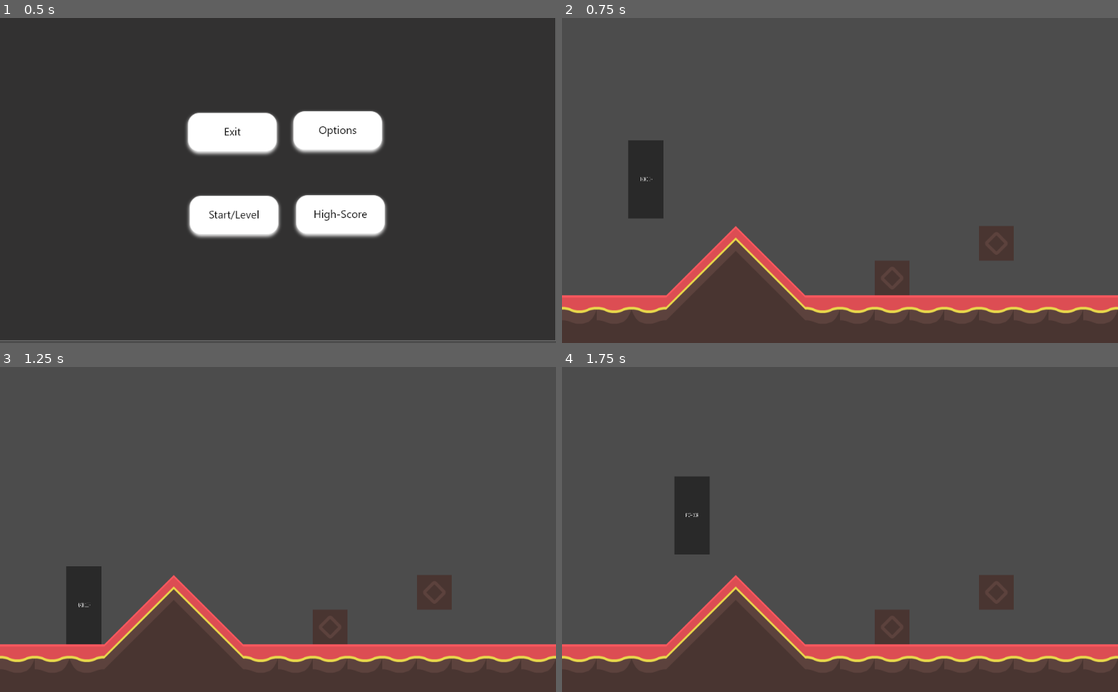
Above: before the commit, frames 1-4 (two rows, left to right).
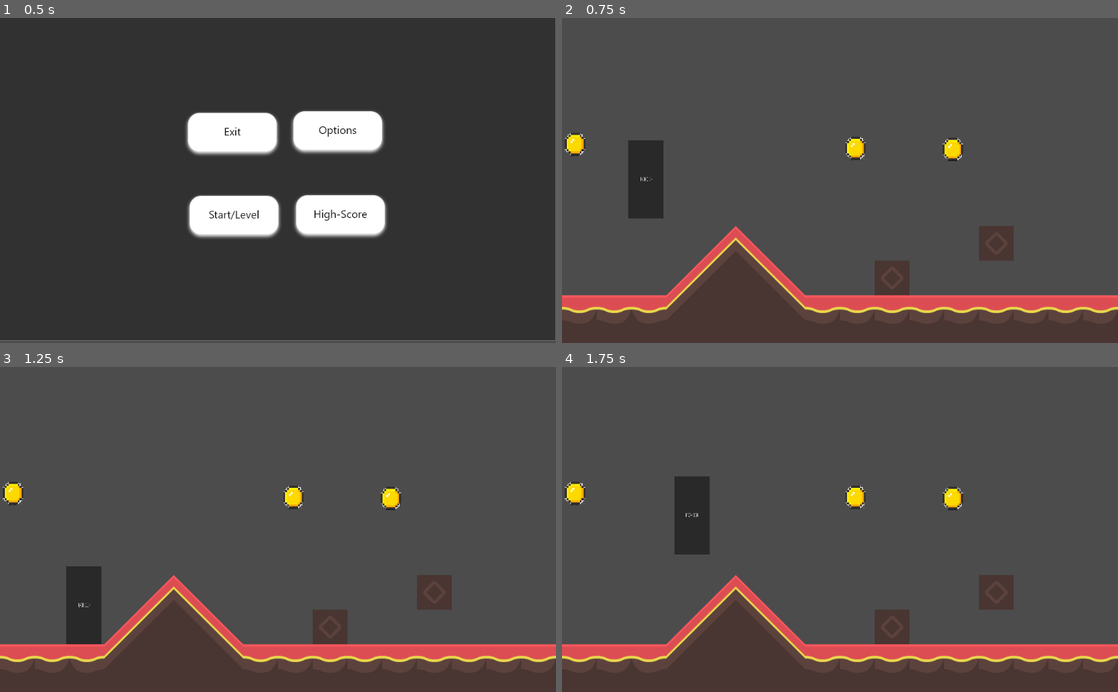
Above: after the commit, the same moments.

Repository: INF19IT2/2d-Jump-n-Run-SE
Game: Godot game, scene res://Scenes/MainScene/MainScene.tscn
Two runs of this game, one before a commit and one after it. Both use one fixed random seed, a clock stepped at 60 frames per second and the inputs below.
Inputs (mouse positions are in pixels of both pictures, inside the frame that each line leads up to):
- Up to frame 1 (0.5 s): no input
- Up to frame 2 (0.75 s): click (795, 216) at 0.5 s
- Up to frame 3 (1.25 s): no input
- Up to frame 4 (1.75 s): hold D (move_right) from 1.28 s (still down); tap W (move_up) at 1.52 s

Frame 1 is identical in both runs. In frame 2, 0.7% of the frame differs, in the area x 0-73%, y 35-45%; in frame 3, 0.7%; in frame 4, 0.7%.

Commit message:
On branch Collectable Changes to be committed: 	modified:   2d-Jump-n-Run-SE/Scenes/First_Level/First_Level.tscn 	new file:   2d-Jump-n-Run-SE/Scenes/Objects/Collectable.tscn 	modified:   2d-Jump-n-Run-SE/Scenes/Objects/Player.tscn 	new file:   2d-Jump-n-Run-SE/Scripts/Collectables/Collectable.gd 	modified:   2d-Jump-n-Run-SE/Scripts/Player_Modell/Player_Script.gd 	new file:   2d-Jump-n-Run-SE/imagesFiles/Collectable_Model/Coin.png 	new file:   2d-Jump-n-Run-SE/imagesFiles/Collectable_Model/Coin.png.import

Diff:
--- a/2d-Jump-n-Run-SE/Scenes/First_Level/First_Level.tscn
+++ b/2d-Jump-n-Run-SE/Scenes/First_Level/First_Level.tscn
@@ -1,8 +1,9 @@
-[gd_scene load_steps=4 format=2]
+[gd_scene load_steps=5 format=2]
 
 [ext_resource path="res://Scenes/First_Level/first_level_tileset.tres" type="TileSet" id=1]
 [ext_resource path="res://Scenes/PauseMenu/PaueMenu.tscn" type="PackedScene" id=2]
 [ext_resource path="res://Scenes/Objects/Player.tscn" type="PackedScene" id=3]
+[ext_resource path="res://Scenes/Objects/Collectable.tscn" type="PackedScene" id=4]
 
 [node name="Node2D" type="Node2D"]
 
@@ -31,3 +32,12 @@
 [node name="CanvasLayer2" type="CanvasLayer" parent="."]
 
 [node name="PauseMenu" parent="CanvasLayer2" instance=ExtResource( 2 )]
+
+[node name="Collectable" parent="." instance=ExtResource( 4 )]
+position = Vector2( 540.546, 242.058 )
+
+[node name="Collectable2" parent="." instance=ExtResource( 4 )]
+position = Vector2( 719.882, 243.946 )
+
+[node name="Collectable3" parent="." instance=ExtResource( 4 )]
+position = Vector2( 24.2465, 234.507 )
--- /dev/null
+++ b/2d-Jump-n-Run-SE/Scenes/Objects/Collectable.tscn
@@ -0,0 +1,19 @@
+[gd_scene load_steps=4 format=2]
+
+[ext_resource path="res://imagesFiles/Collectable_Model/Coin.png" type="Texture" id=1]
+[ext_resource path="res://Scripts/Collectables/Collectable.gd" type="Script" id=2]
+
+[sub_resource type="RectangleShape2D" id=1]
+extents = Vector2( 18.8621, 22.7297 )
+
+[node name="Collectable" type="Area2D"]
+script = ExtResource( 2 )
+
+[node name="Sprite" type="Sprite" parent="."]
+position = Vector2( -4.76837e-07, -0.0625 )
+scale = Vector2( 0.174297, 0.194236 )
+texture = ExtResource( 1 )
+
+[node name="CollisionShape2D" type="CollisionShape2D" parent="."]
+shape = SubResource( 1 )
+[connection signal="body_entered" from="." to="." method="_on_Collectable_body_entered"]
--- a/2d-Jump-n-Run-SE/Scenes/Objects/Player.tscn
+++ b/2d-Jump-n-Run-SE/Scenes/Objects/Player.tscn
@@ -15,3 +15,12 @@
 
 [node name="CollisionShape2D" type="CollisionShape2D" parent="."]
 shape = SubResource( 1 )
+
+[node name="Label" type="Label" parent="."]
+margin_left = -19.799
+margin_top = -89.8026
+margin_right = 20.201
+margin_bottom = -75.8026
+__meta__ = {
+"_edit_use_anchors_": false
+}
--- /dev/null
+++ b/2d-Jump-n-Run-SE/Scripts/Collectables/Collectable.gd
@@ -0,0 +1,11 @@
+extends Area2D
+
+
+func _ready():
+	pass
+
+
+func _on_Collectable_body_entered(body):
+	if(body.has_method("add_collectable")):
+		body.add_collectable()
+		queue_free()
--- a/2d-Jump-n-Run-SE/Scripts/Player_Modell/Player_Script.gd
+++ b/2d-Jump-n-Run-SE/Scripts/Player_Modell/Player_Script.gd
@@ -4,6 +4,8 @@
 export var speed : int = 200
 export var jumpForce : int = 500
 export var gravity : int = 800
+
+var coins : int = 0
 
 var velocity = Vector2()
 
@@ -27,3 +29,9 @@
 	#Applying Velocity
 		#Vector2.UP -> Ground is facing up
 	velocity = move_and_slide(velocity, Vector2.UP)
+
+
+func add_collectable():
+	coins += 1
+	var lab = get_node("Label")
+	lab.set_text(str(coins))
Binary file added: 2d-Jump-n-Run-SE/imagesFiles/Collectable_Model/Coin.png
Not shown, added: 2d-Jump-n-Run-SE/imagesFiles/Collectable_Model/Coin.png.import
